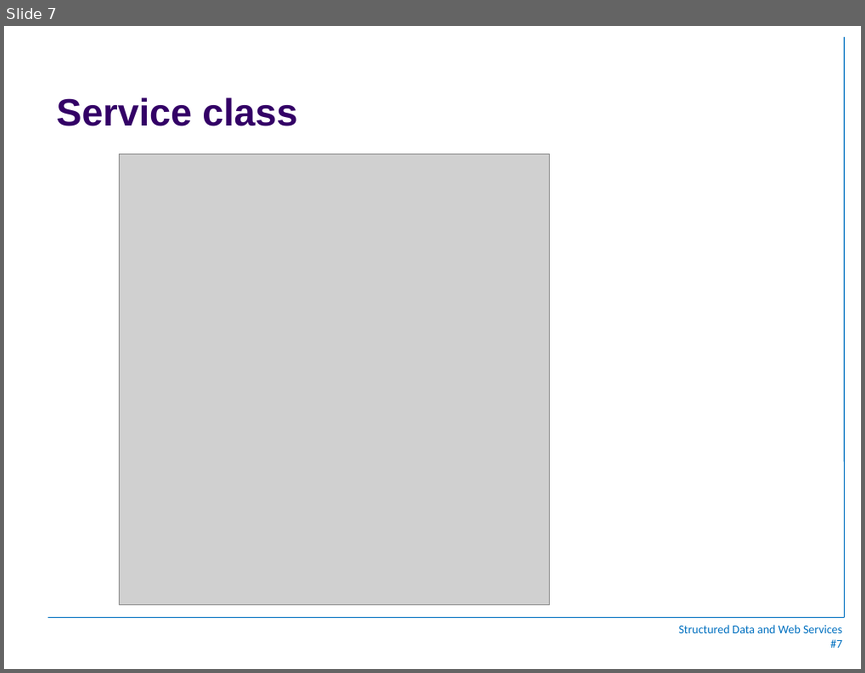
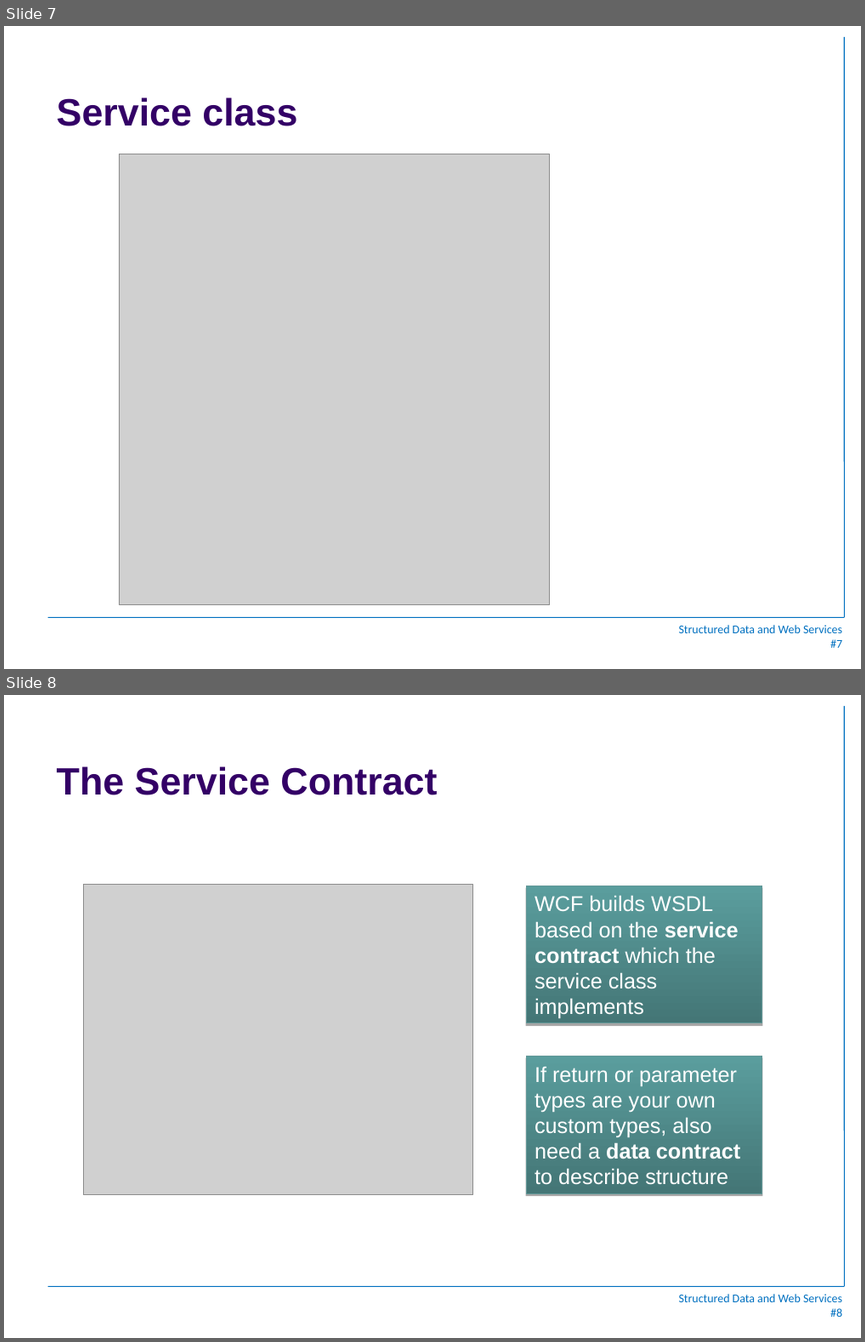
Before and after one commit to jhpaterson/LahtiWebServices, a slide deck: webservices_Lahti.ppt. Shown one above the other, each under a label of ours: slide 7 before the commit, slides 7 and 8 after it. The pictures are 865x673 and 865x1342 pixels, drawn with LibreOffice and Linux fonts; fonts in the diff are those of the drawing; grey boxes stand for pictures; background and template pictures are left out. Boxes give left, top, right and bottom in pixels: in the first picture for what was removed or moved away, otherwise in the second. Text is boxed around its words. In the diff, an @@ line names an element or a change of style, - is before the commit and + after.

```diff
--- a/webservices_Lahti.ppt
+++ b/webservices_Lahti.ppt
@@ slide 8 added at (4,695,861,1338), background #FFFFFF; not listed: 2 template elements that a slide beside it also shows @@
@@ title added at (57,766,437,795), 32 pt, text #330066, bold @@
+The Service Contract
@@ picture added at (84,884,472,1195) @@
@@ rectangle added at (526,886,762,1023), fill gradient #447676 to #5A9D9D, outline #629797 0.74 pt, 18 pt, text #FFFFFF @@
+WCF builds WSDL based on the service contract which the service class implements
@@ rectangle added at (526,1055,762,1193), fill gradient #447676 to #5A9D9D, outline #629797 0.74 pt, 18 pt, text #FFFFFF @@
+If return or parameter types are your own custom types, also need a data contract to describe structure
@@ text added at (679,1293,842,1316), 10 pt, text #0070C0 @@
+Structured Data and Web Services
+#8
```
Also in this commit, not shown: 6 slides changed, 32 other files.
